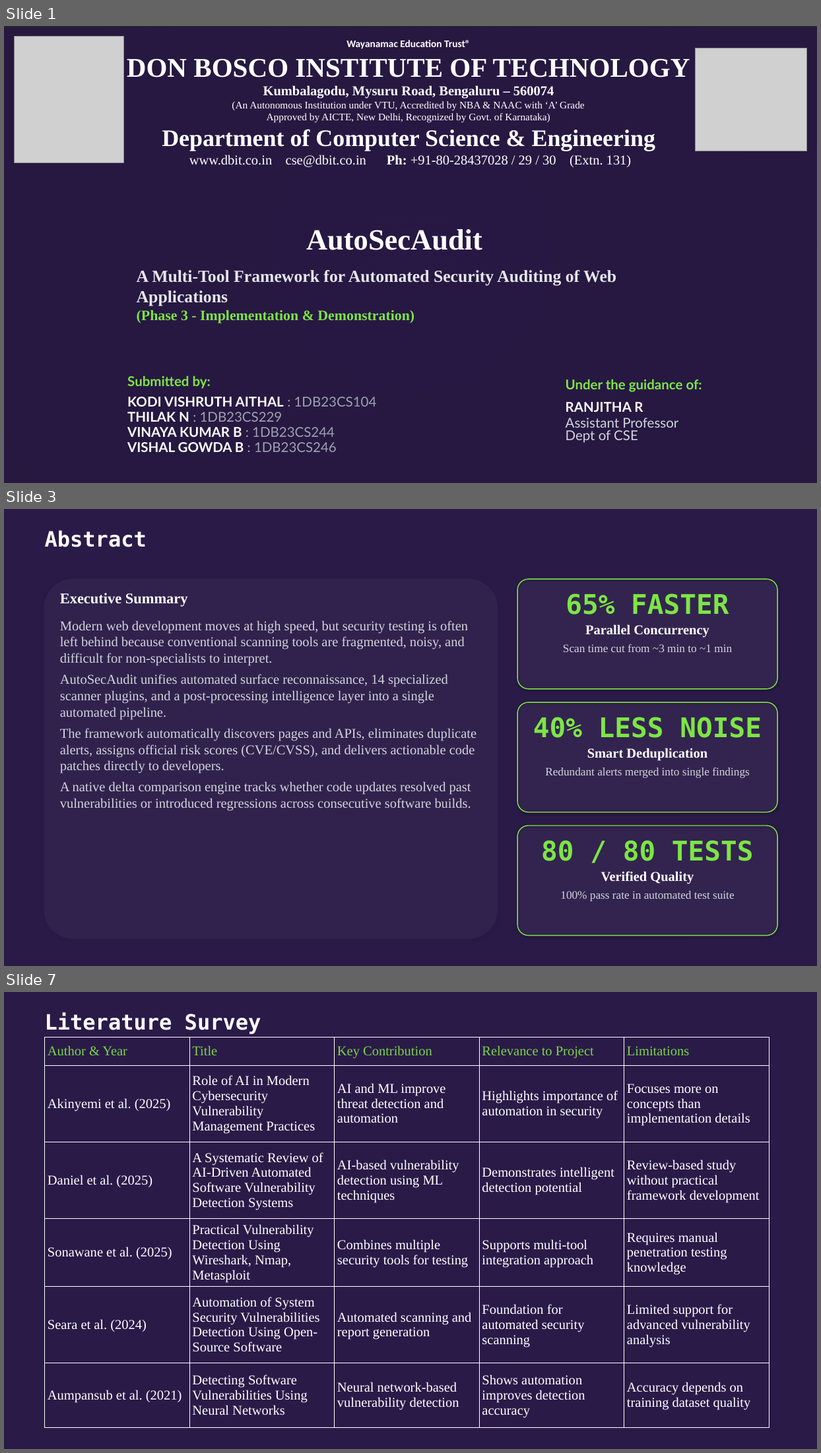
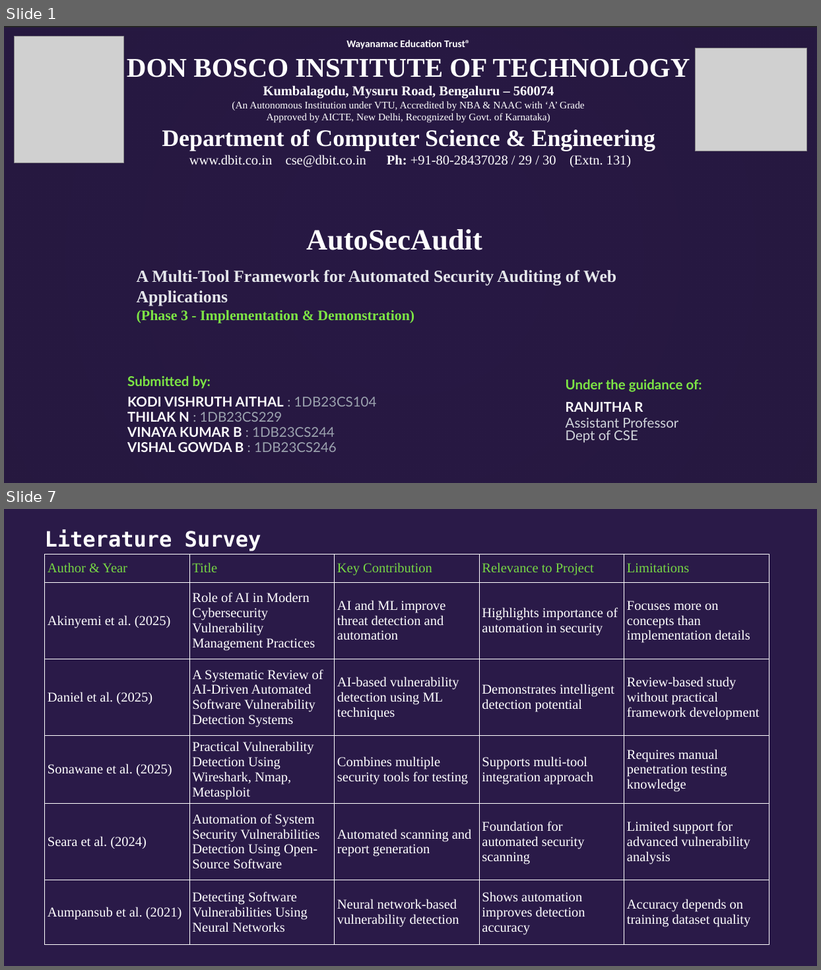
Before and after one commit to NEXUS-888/AutoSecAudit, a slide deck: Presentation/AutoSecAudit - Phase 3 Presentation.pptx. Shown one above the other, each under a label of ours: slides 1, 3 and 7 before the commit, slides 1 and 7 after it; the slides between them are not shown. The pictures are 821x1453 and 821x970 pixels, drawn with LibreOffice and Linux fonts; fonts in the diff are those of the drawing; grey boxes stand for pictures; background and template pictures are left out; a plain dark background stands for a picture behind light text. Boxes give left, top, right and bottom in pixels: in the first picture for what was removed or moved away, otherwise in the second. Text is boxed around its words. In the diff, an @@ line names an element or a change of style, - is before the commit and + after.

```diff
--- a/Presentation/AutoSecAudit - Phase 3 Presentation.pptx
+++ b/Presentation/AutoSecAudit - Phase 3 Presentation.pptx
@@ slide 3 removed at box(4, 509, 817, 966), background #2A1A48 @@
@@ text removed at box(45, 530, 147, 547) @@
-Abstract
@@ rounded rectangle removed at box(44, 579, 498, 940) @@
@@ rounded rectangle removed at box(517, 579, 778, 689) @@
@@ text removed at box(60, 593, 188, 607) @@
-Executive Summary
@@ text removed at box(563, 593, 732, 652) @@
-65% FASTER
-Parallel Concurrency
-Scan time cut from ~3 min to ~1 min
@@ text removed at box(60, 621, 477, 811) @@
-Modern web development moves at high speed, but security testing is often left behind because conventional scanning tools are fragmented, noisy, and difficult for non-specialists to interpret.
-AutoSecAudit unifies automated surface reconnaissance, 14 specialized scanner plugins, and a post-processing intelligence layer into a single automated pipeline.
-The framework automatically discovers pages and APIs, eliminates duplicate alerts, assigns official risk scores (CVE/CVSS), and delivers actionable code patches directly to developers.
-A native delta comparison engine tracks whether code updates resolved past vulnerabilities or introduced regressions across consecutive software builds.
@@ rounded rectangle removed at box(517, 702, 778, 812) @@
@@ text removed at box(533, 717, 762, 778) @@
-40% LESS NOISE
-Smart Deduplication
-Redundant alerts merged into single findings
@@ rounded rectangle removed at box(517, 826, 778, 935) @@
@@ text removed at box(541, 840, 754, 902) @@
-80 / 80 TESTS
-Verified Quality
-100% pass rate in automated test suite
```
Also in this commit, not shown: 13 slides changed, 6 slides added, 6 other slides removed, 41 other files.
